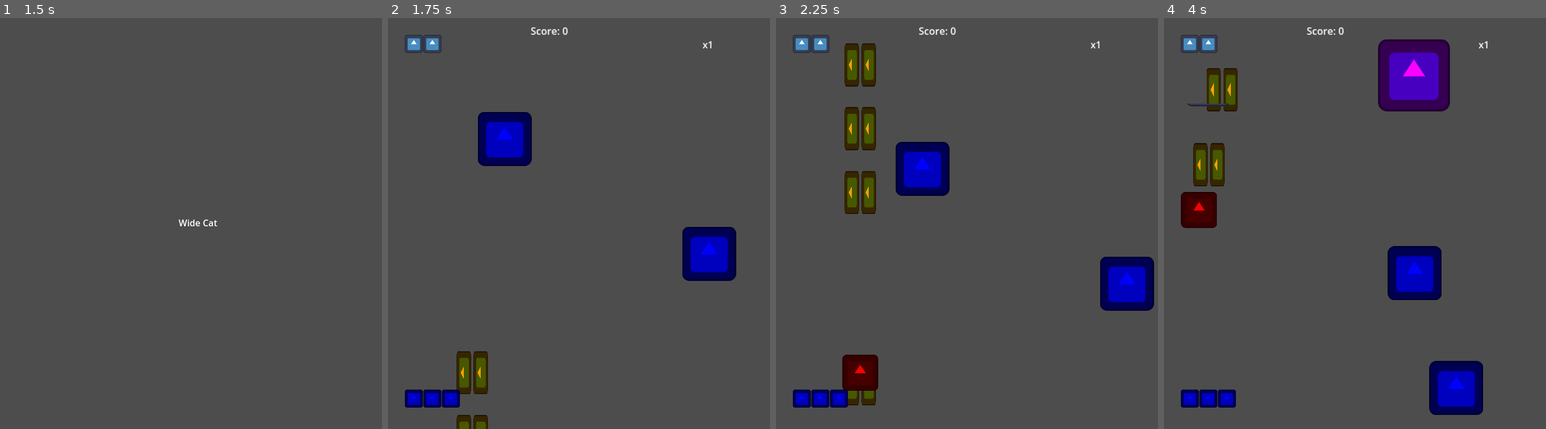
Above: before the commit, frames 1-4 (left to right).
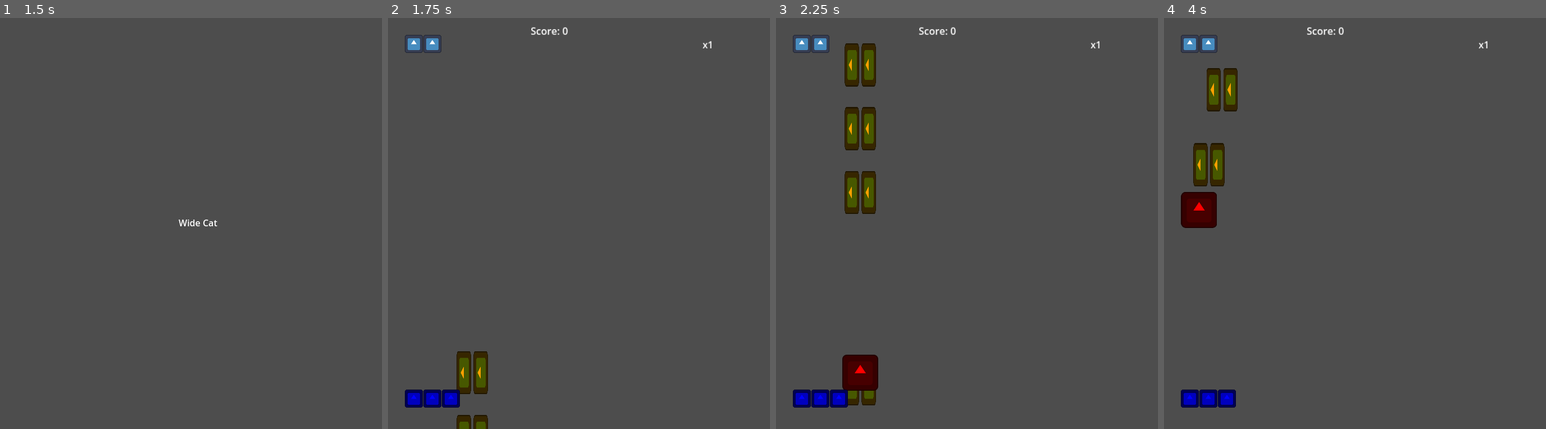
Above: after the commit, the same moments.

Repository: Zeroeth-0/Gatogun
Game: Godot game, scene res://scenes/UI/title_screen.tscn
Two runs of this game, one before a commit and one after it. Both use one fixed random seed, a clock stepped at 60 frames per second and the inputs below. The engine's default icon, where the game draws it, is replaced by a stand-in: a white triangle on a blue panel in a dark square.
Inputs:
- Up to frame 1 (1.5 s): tap Enter (Start) at 0.5, 1.25 s; hold Right (RIGHT) 0.53-1.28 s; hold Z (A) 0.53-1.28 s; tap X (B) at 0.8, 1.35 s; hold Down (DOWN) from 1.28 s (still down)
- Up to frame 2 (1.75 s): keep holding Down (DOWN); tap C (C) at 1.55 s
- Up to frame 3 (2.25 s): release Down (DOWN) at 2.03 s; hold Right (RIGHT) from 2.03 s (still down); hold C (C) from 2.03 s (still down)
- Up to frame 4 (4 s): tap Enter (Start) at 2.3, 2.85 s; release Right (RIGHT) at 2.78 s; release C (C) at 2.78 s; hold Up (UP) 2.78-3.53 s; tap Z (A) at 3.05 s; hold Left (LEFT) from 3.53 s (still down); hold Z (A) from 3.53 s (still down); tap X (B) at 3.8 s

Frame 1 is identical in both runs. In frame 2, 3.7% of the frame differs, in the area x 23-92%, y 22-64%; in frame 3, 3.7%; in frame 4, 7.0%, in the area x 6-84%, y 5-97%.

Commit message:
CURRENT JUNE 2025

Diff:
--- a/scenes/enemies/diagonalPopcornTank.tscn
+++ b/scenes/enemies/diagonalPopcornTank.tscn
@@ -10,4 +10,7 @@
 adulthood = 11
 oldAge = 11
 
+[node name="Sprite2D" parent="." index="0"]
+modulate = Color(0, 0, 1, 1)
+
 [node name="Emitter" parent="." index="4" instance=ExtResource("2_brr2b")]
--- a/scenes/enemies/straightPopcornTank.tscn
+++ b/scenes/enemies/straightPopcornTank.tscn
@@ -7,4 +7,7 @@
 scrollFollow = true
 isGround = true
 
+[node name="Sprite2D" parent="." index="0"]
+modulate = Color(0, 0, 1, 1)
+
 [node name="Emitter" parent="." index="4" instance=ExtResource("2_ppq2g")]
--- /dev/null
+++ b/scenes/items/1up.tscn
@@ -0,0 +1,15 @@
+[gd_scene load_steps=3 format=3 uid="uid://b748sn5o42voh"]
+
+[ext_resource type="PackedScene" uid="uid://c4c43cerdgpvu" path="res://scenes/items/item.tscn" id="1_jmuds"]
+[ext_resource type="Texture2D" uid="uid://cuojt0mdh67vh" path="res://icon.svg" id="2_tfoee"]
+
+[node name="Item" instance=ExtResource("1_jmuds")]
+itemEnum = 3
+
+[node name="Sprite2D" type="Sprite2D" parent="." index="0"]
+modulate = Color(1, 0.423529, 1, 1)
+scale = Vector2(0.5, 0.5)
+texture = ExtResource("2_tfoee")
+
+[node name="CollisionShape2D" parent="." index="1"]
+scale = Vector2(4, 4)
--- a/scenes/levels/world.tscn
+++ b/scenes/levels/world.tscn
@@ -9,9 +9,7 @@
 [ext_resource type="PackedScene" uid="uid://chegi2am56x1" path="res://scenes/UI/combo_label.tscn" id="9_ckr2p"]
 [ext_resource type="PackedScene" uid="uid://jkopai8ptvrm" path="res://scenes/UI/score_label.tscn" id="10_s7d0j"]
 [ext_resource type="PackedScene" uid="uid://dyjlf0d78pbvd" path="res://scenes/UI/b_box_container.tscn" id="11_de0io"]
-[ext_resource type="PackedScene" uid="uid://dyljylelji4wa" path="res://scenes/items/bomb_item.tscn" id="11_mmplq"]
 [ext_resource type="PackedScene" uid="uid://ber78ar7g5504" path="res://scenes/UI/fever_bar.tscn" id="11_yb1ae"]
-[ext_resource type="PackedScene" uid="uid://cpaqrklh3fr4s" path="res://scenes/enemies/midEnemy.tscn" id="12_de0io"]
 [ext_resource type="PackedScene" uid="uid://c7eeyaje6ghkn" path="res://scenes/UI/h_box_container.tscn" id="13_e6078"]
 
 [node name="World" type="Node2D"]
@@ -156,15 +154,3 @@
 [node name="HBoxContainer" parent="." instance=ExtResource("13_e6078")]
 
 [node name="BBoxContainer" parent="." instance=ExtResource("11_de0io")]
-
-[node name="Item" parent="." instance=ExtResource("11_mmplq")]
-position = Vector2(190, 197)
-
-[node name="Item2" parent="." instance=ExtResource("11_mmplq")]
-position = Vector2(554, 401)
-
-[node name="Enemy" parent="." instance=ExtResource("12_de0io")]
-position = Vector2(445, -115)
-
-[node name="Enemy2" parent="." instance=ExtResource("12_de0io")]
-position = Vector2(170, -439)
--- a/source/items/item.gd
+++ b/source/items/item.gd
@@ -1,7 +1,7 @@
 extends Area2D
 
 # === ENUM DE TIPOS DE ÍTEMS ===
-enum ItemType { MEDAL, POWERUP, BOMB }
+enum ItemType { MEDAL, POWERUP, BOMB, ONEUP }
 
 # === EXPORTABLES CONFIGURABLES ===
 @export var itemEnum: ItemType = ItemType.MEDAL                                 # Tipo de item
@@ -28,11 +28,11 @@
 	followingPlayer = true
 
 func _process(delta: float) -> void:
-
 	match itemEnum:
 		ItemType.MEDAL: _move_medal(delta) # Movimiento medalla
 		ItemType.POWERUP: _move_powerup(delta) # Movimiento potenciador
 		ItemType.BOMB: _move_powerup(delta) # Movimiento bomba (igual que potenciador)
+		ItemType.ONEUP: _move_powerup(delta) # Movimiento 1-Up (igual que potenciador)
 
 func _move_medal(delta):
 		if followingPlayer: _move_towards_player(delta)
@@ -89,7 +89,6 @@
 				GAME.innerMedalChain += 1
 				SCORE.increase_mult()
 			ItemType.POWERUP: _handle_power_up()
-			ItemType.BOMB:
-				print(GAME.bombCount)
-				if GAME.bombCount < 6: GAME.bombCount += 1
+			ItemType.BOMB: if GAME.bombCount < 6: GAME.bombCount += 1
+			ItemType.ONEUP: if GAME.lives < 6: GAME.lives += 1
 		queue_free()
--- a/utils/GameManager.gd
+++ b/utils/GameManager.gd
@@ -33,8 +33,6 @@
 	characterScenes = [wideCat, linearCat]
 
 func spawn(pos = Vector2(0, 0), continued = false) -> void:
-	directions.shuffle() # Mezcla el array
-
 	# Solo se hace respawn si hay personaje seleccionado y vidas disponibles
 	if selectedCharacter and lives >= 0:
 		# Instanciar potenciadores
Not shown: 1 places in scenes/levels/world.tscn that only renumber resources
